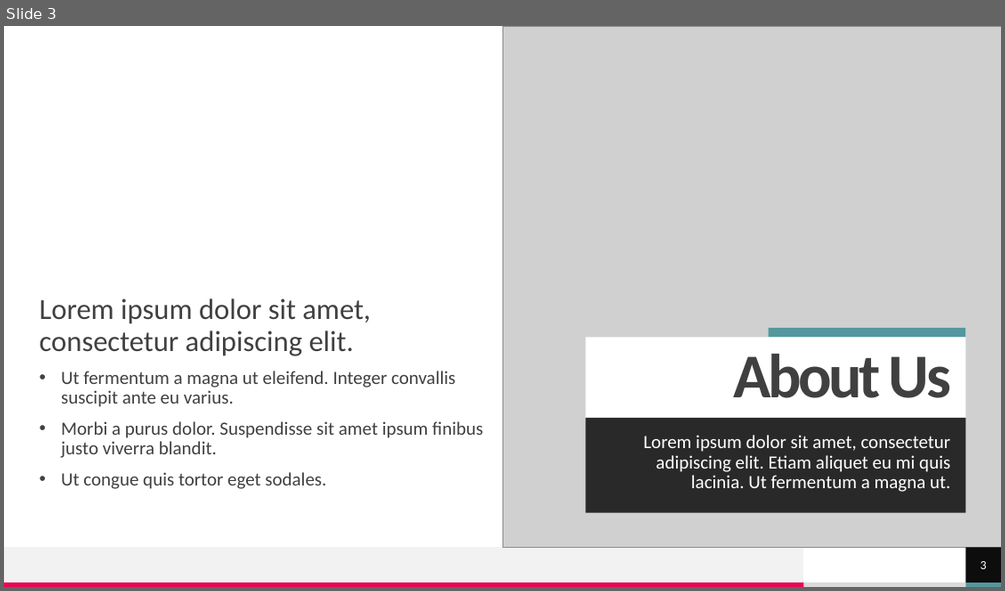
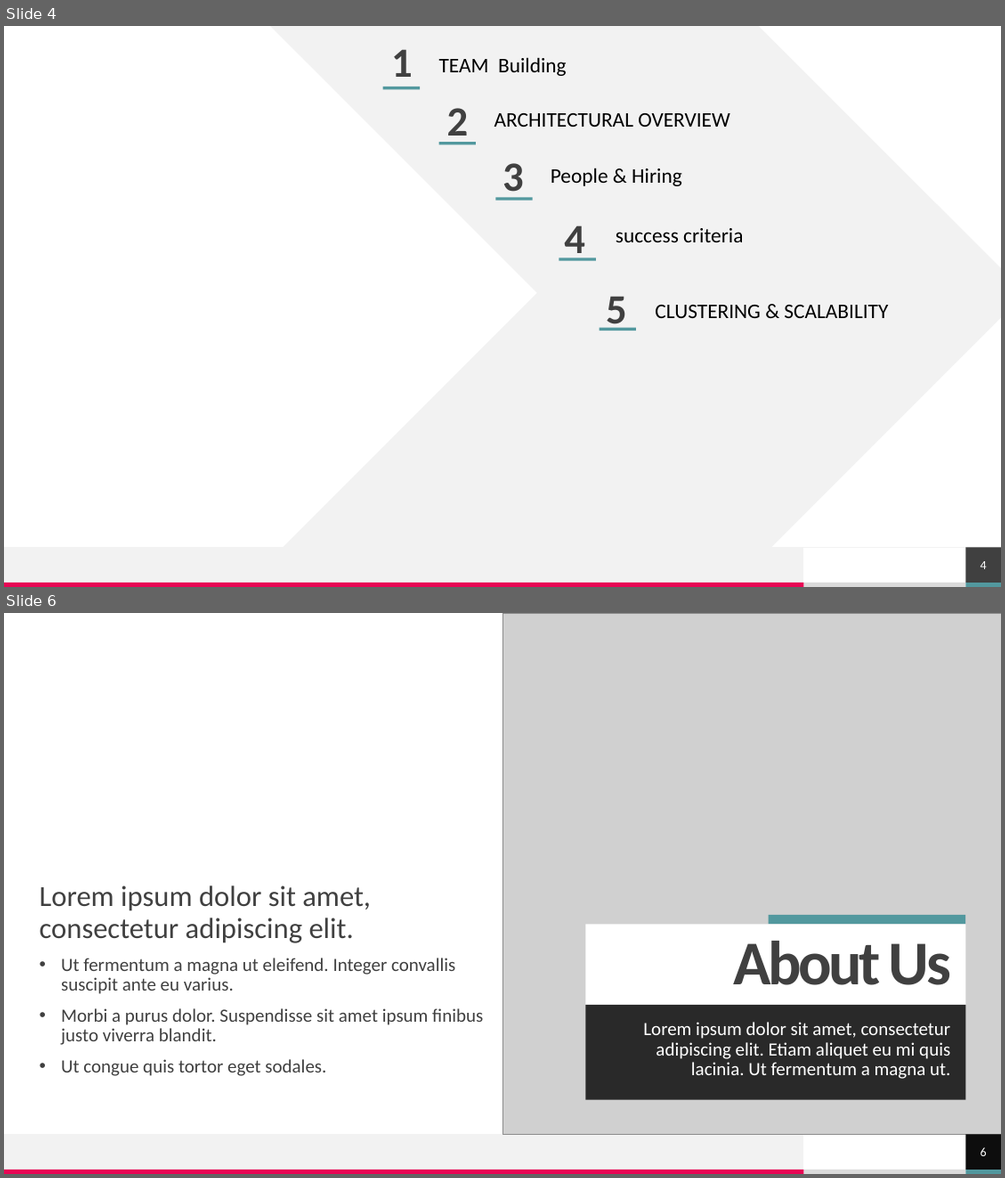
Before and after one commit to shadmehr/EmptyPython, a slide deck: How to build a team.pptx. Shown one above the other, each under a label of ours: slide 3 before the commit, slides 4 and 6 after it; the slides between them are not shown. The pictures are 1005x591 and 1005x1178 pixels, drawn with LibreOffice and Linux fonts; fonts in the diff are those of the drawing; grey boxes stand for pictures; background and template pictures are left out. Boxes give left, top, right and bottom in pixels: in the first picture for what was removed or moved away, otherwise in the second. Text is boxed around its words. In the diff, an @@ line names an element or a change of style, - is before the commit and + after.

```diff
--- a/How to build a team.pptx
+++ b/How to build a team.pptx
@@ slide 4 added at (4,26,1001,587), background picture (left out); not listed: 5 template elements that a slide beside it also shows @@
@@ chevron added at (270,26,1001,561), fill #F2F2F2 @@
@@ text added at (391,49,413,87), 40 pt, text #404040, bold @@
+1
@@ text added at (439,57,566,76), 20 pt, text #000000 @@
+TEAM Building
@@ rectangle added at (383,87,420,89), fill #52989E @@
@@ text added at (447,108,469,145), 40 pt, text #404040, bold @@
+2
@@ text added at (494,113,729,127), 20 pt, text #000000 @@
+ARCHITECTURAL OVERVIEW
@@ rectangle added at (439,142,476,145), fill #52989E @@
@@ text added at (502,163,524,200), 40 pt, text #404040, bold @@
+3
@@ text added at (550,168,682,186), 20 pt, text #000000 @@
+People & Hiring
@@ rectangle added at (496,197,533,200), fill #52989E @@
@@ text added at (564,225,585,261), 40 pt, text #404040, bold @@
+4
@@ text added at (615,228,743,242), 20 pt, text #000000 @@
+success criteria
@@ rectangle added at (558,257,596,261), fill #52989E @@
@@ text added at (606,296,627,330), 40 pt, text #404040, bold @@
+5
@@ text added at (655,305,888,318), 20 pt, text #000000 @@
+CLUSTERING & SCALABILITY
@@ rectangle added at (599,328,636,330), fill #52989E @@
@@ page number added at (966,548,1001,582), fill #404040, 12 pt, text #FFFFFF @@
+4
@@ what was slide 3 is now slide 6 @@
@@ page number at (980,1147,987,1156): text changed @@
-3
+6
```
Also in this commit, not shown: 3 slides changed, 2 other slides added.
